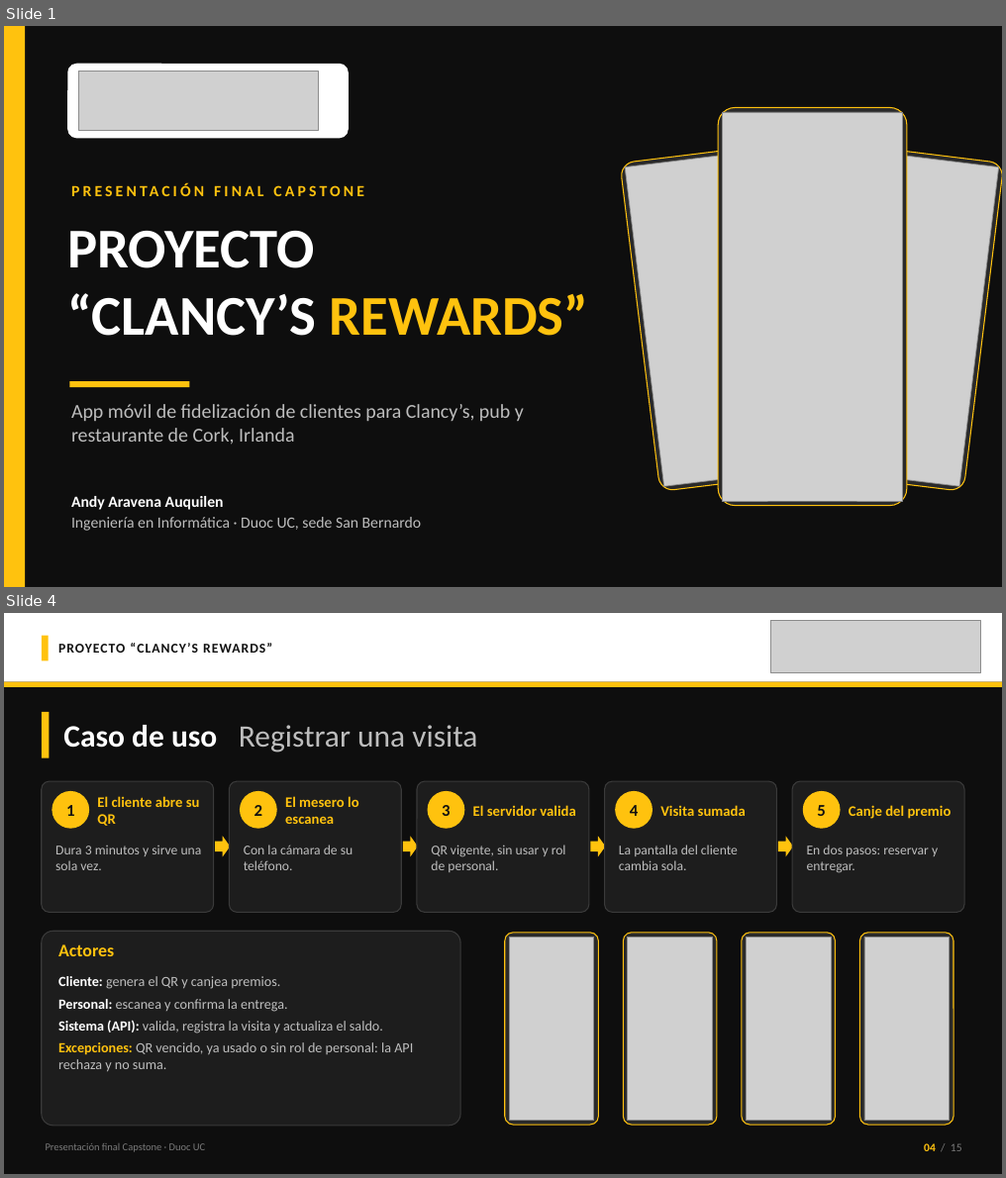
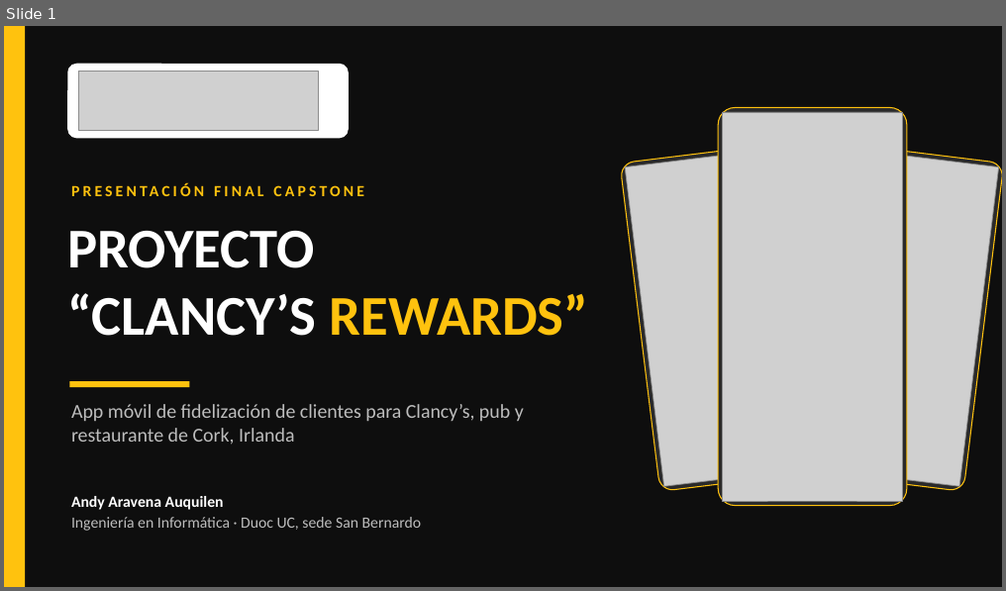
Before and after one commit to 44ndy/clancys-rewards, a slide deck: Fase 3/Evidencias Grupales/Presentación Final del proyecto (Español).pptx. Shown one above the other, each under a label of ours: slides 1 and 4 before the commit, slide 1 after it; the slides between them are not shown. The pictures are 1006x1178 and 1006x591 pixels, drawn with LibreOffice and Linux fonts; fonts in the diff are those of the drawing; grey boxes stand for pictures. Boxes give left, top, right and bottom in pixels: in the first picture for what was removed or moved away, otherwise in the second. Text is boxed around its words. In the diff, an @@ line names an element or a change of style, - is before the commit and + after.

Commit message:
Simplificar la presentación final y acortar el guion a 7 minutos
- Misma estructura que la plantilla de la docente: 14 láminas, sin la
  lámina extra de caso de uso (el flujo se ve en la demo).
- Menos texto en cada lámina; los detalles se explican hablando.
- Guion nuevo, corto y con lo más importante en negrita; notas del orador
  sincronizadas.

```diff
--- a/Fase 3/Evidencias Grupales/Presentación Final del proyecto (Español).pptx
+++ b/Fase 3/Evidencias Grupales/Presentación Final del proyecto (Español).pptx
@@ slide 4 removed at (4, 613, 1002, 1174), background #0E0E0E @@
@@ rectangle removed at (4, 613, 1002, 682) @@
@@ rectangle removed at (42, 636, 49, 661) @@
@@ picture removed at (771, 621, 981, 672) @@
@@ text removed at (58, 643, 272, 653) @@
-PROYECTO “CLANCY’S REWARDS”
@@ rectangle removed at (4, 682, 1002, 687) @@
@@ rectangle removed at (42, 712, 49, 759) @@
@@ text removed at (63, 725, 477, 753) @@
-Caso de uso Registrar una visita
@@ group removed at (42, 781, 230, 912): 2 texts, 1 rounded rectangle, 1 ellipse, 1 right arrow @@
-1
-El cliente abre su QR
-Dura 3 minutos y sirve una sola vez.
@@ group removed at (230, 781, 418, 912): 2 texts, 1 rounded rectangle, 1 ellipse, 1 right arrow @@
-2
-El mesero lo escanea
-Con la cámara de su teléfono.
@@ group removed at (417, 781, 606, 912): 2 texts, 1 rounded rectangle, 1 ellipse, 1 right arrow @@
-3
-El servidor valida
-QR vigente, sin usar y rol de personal.
@@ group removed at (604, 781, 793, 912): 2 texts, 1 rounded rectangle, 1 ellipse, 1 right arrow @@
-4
-Visita sumada
-La pantalla del cliente cambia sola.
@@ group removed at (792, 781, 964, 912): 2 texts, 1 rounded rectangle, 1 ellipse @@
-5
-Canje del premio
-En dos pasos: reservar y entregar.
@@ rounded rectangle removed at (42, 931, 460, 1126) @@
@@ rounded rectangle removed at (505, 933, 598, 1125) @@
@@ picture removed at (509, 937, 594, 1121) @@
@@ rounded rectangle removed at (623, 933, 717, 1125) @@
@@ picture removed at (628, 937, 712, 1121) @@
@@ rounded rectangle removed at (742, 933, 835, 1125) @@
@@ picture removed at (746, 937, 831, 1121) @@
@@ rounded rectangle removed at (859, 933, 953, 1125) @@
@@ picture removed at (864, 937, 948, 1121) @@
@@ text removed at (58, 945, 114, 957) @@
-Actores
@@ text removed at (58, 976, 413, 1072) @@
-Cliente: genera el QR y canjea premios.
-Personal: escanea y confirma la entrega.
-Sistema (API): valida, registra la visita y actualiza el saldo.
-Excepciones: QR vencido, ya usado o sin rol de personal: la API rechaza y no suma.
@@ text removed at (46, 1144, 205, 1153) @@
-Presentación final Capstone · Duoc UC
@@ text removed at (924, 1144, 962, 1152) @@
-04 / 15
```
Also in this commit, not shown: 12 slides changed, 1 other file.
